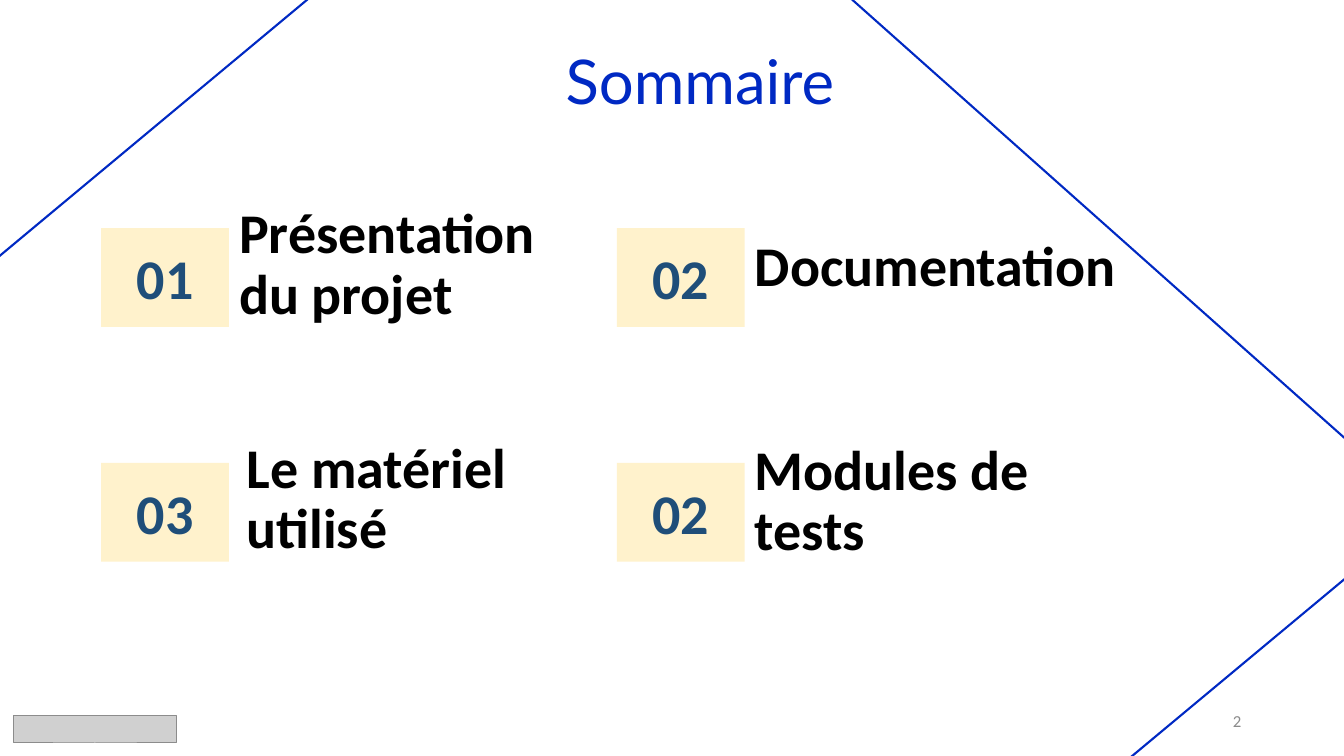
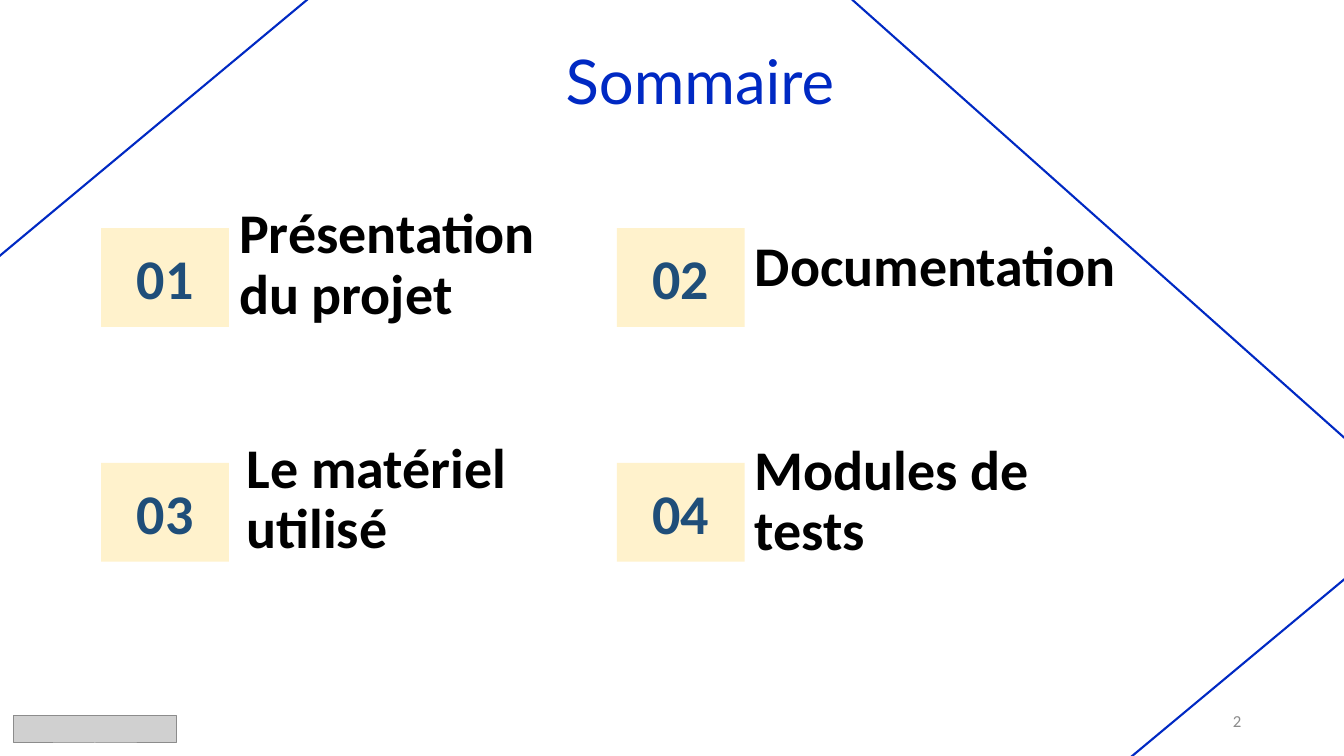
Before and after one commit to LeducJean/ProjetDMX, a slide deck: slide 2 of documentation/Diapo projetDMX.pptx. Drawn at 1344x756 pixels with LibreOffice and Linux fonts; fonts in the diff are those of the drawing; grey boxes stand for pictures. Boxes give left, top, right and bottom in pixels: in the first picture for what was removed or moved away, otherwise in the second. Text is boxed around its words. In the diff, an @@ line names an element or a change of style, - is before the commit and + after.

```diff
--- a/documentation/Diapo projetDMX.pptx
+++ b/documentation/Diapo projetDMX.pptx
@@ text in rectangle at [652, 497, 709, 535]: text changed @@
-02
+04
```
Also in this commit, not shown: 1 other slide changed, 1 other file.
